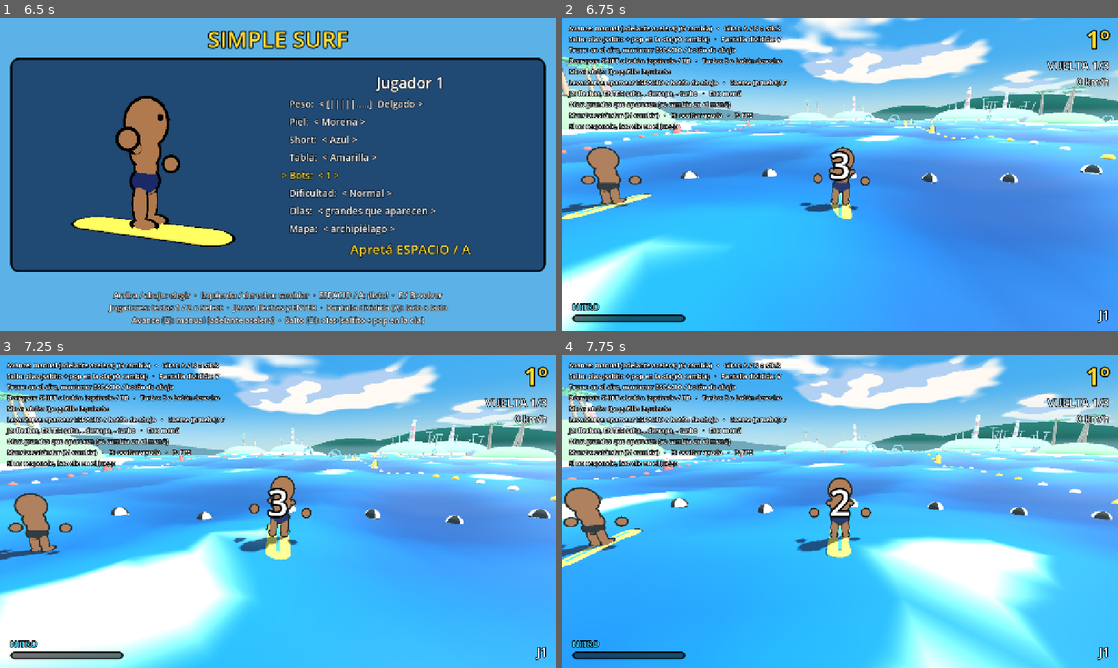
Above: before the commit, frames 1-4 (two rows, left to right).
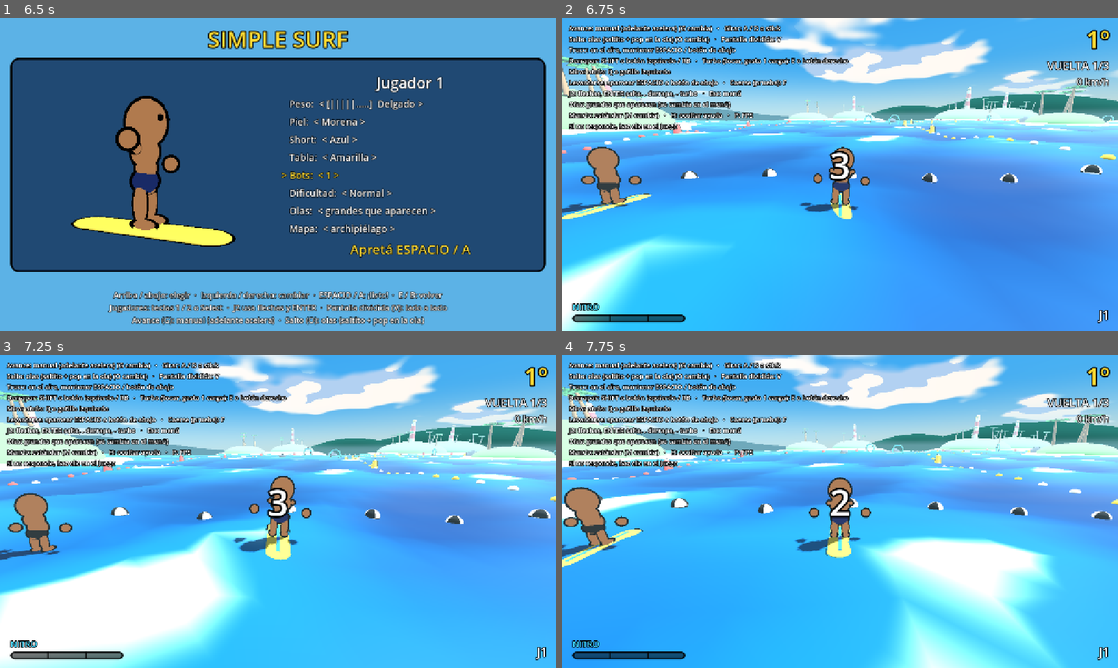
Above: after the commit, the same moments.

Repository: asimplesurfer/simplesurf
Game: Godot game, scene res://ui/menus/character_select.tscn
Same seed, same stepped clock (60 frames per second), same inputs: the game is played once before the commit and once after it.
Inputs (mouse positions are in pixels of both pictures, inside the frame that each line leads up to):
- Up to frame 1 (6.5 s): tap Enter at 0.5 s; move the mouse to (400, 158) at 0.52 s; hold D (p1_right) 0.53-1.25 s; tap E (p1_b) at 0.6, 2.1, 3.8, 5.3 s; click (400, 158) at 0.67 s; drag from (166, 190) to (250, 237) at 1.27 s; move the mouse to (333, 105) at 2.02 s; hold D (p1_right) 2.03-2.75 s; click (333, 105) at 2.17 s; drag from (250, 237) to (111, 127) at 2.77 s; move the mouse to (444, 221) at 3.52 s; hold A (p1_left) 3.53-4.25 s; tap Q (p1_look_back) at 3.6 s; click (444, 221) at 3.67 s; drag from (111, 127) to (194, 96) at 4.27 s; move the mouse to (305, 174) at 5.02 s; hold S (p1_down) 5.03-5.75 s; tap G at 5.1 s; click (305, 174) at 5.17 s; drag from (194, 96) to (166, 190) at 5.77 s
- Up to frame 2 (6.75 s): move the mouse to (962, 158) at 6.52 s; hold W (p1_up) from 6.53 s (still down); tap J at 6.6 s; click (962, 158) at 6.67 s
- Up to frame 3 (7.25 s): keep holding W (p1_up); tap E (p1_b) at 6.8 s
- Up to frame 4 (7.75 s): release W (p1_up) at 7.25 s; drag from (728, 527) to (812, 574) at 7.27 s

Frame 1 is identical in both runs. In frame 2, 0.4% of the frame differs, in the area x 8-52%, y 12-97%; in frame 3, 0.4%; in frame 4, 0.4%.

Commit message:
Turbo en ráfagas (3 cargas, cada toque una ráfaga de 1,5 s) y que rinda en las olas (acelera poco en recta, lanza mucho más alto)
Co-Authored-By: Claude Opus 5.5 <noreply@anthropic.com>
Claude-Session: https://claude.ai/code/session_0158oNfJa2g5qsqyuATh8Mjh

Diff:
--- a/ai/ai_controller.gd
+++ b/ai/ai_controller.gd
@@ -119,13 +119,16 @@
 		_drift_timer -= delta
 		input.drift = true
 
-	# Turbo en línea recta cuando junta suficiente nitro.
-	if difficulty.uses_turbo:
-		if rider.nitro >= difficulty.turbo_threshold and absf(input.steer) < difficulty.turbo_steer_limit:
-			_turbo_on = true
-		if rider.nitro <= 0.0 or absf(input.steer) > 0.8:
-			_turbo_on = false
-		input.turbo = _turbo_on
+	# Turbo en ráfagas: lo mejor es justo antes de que una ola lo lance; si no,
+	# en una recta cuando junta suficiente nitro.
+	if difficulty.uses_turbo and rider.turbo_time <= 0.0 and rider.turbo_charges() >= 1:
+		var before_wave := rider.pop_ready() and _rng.randf() < difficulty.pop_skill
+		var straight := (
+			rider.nitro >= maxf(difficulty.turbo_threshold, Rider.TURBO_CHARGE)
+			and absf(input.steer) < difficulty.turbo_steer_limit
+		)
+		if before_wave or straight:
+			input.turbo_pressed = true
 
 	# Salto para hacer un truco.
 	if _jump_hold > 0.0:
@@ -365,9 +368,11 @@
 	var full_turn := TAU / spin
 	var t_land := _time_to_land()
 	# Turbo en el aire para subir más y tener tiempo para más vueltas.
-	if difficulty.uses_turbo and rider.nitro > difficulty.turbo_threshold and rider.vertical_speed > -2.0:
-		input.turbo = true
-		t_land += 0.5
+	if difficulty.uses_turbo and rider.vertical_speed > -2.0:
+		if rider.turbo_time <= 0.0 and rider.nitro > maxf(difficulty.turbo_threshold, Rider.TURBO_CHARGE):
+			input.turbo_pressed = true
+		if rider.turbo_time > 0.0:
+			t_land += 0.5
 	if _trick_will_fail:
 		input.trick = true
 		return
--- a/core/controllers/player_controller.gd
+++ b/core/controllers/player_controller.gd
@@ -19,6 +19,7 @@
 var _prefix: String = ""
 var _pending_mash: int = 0
 var _pending_debug_fall: bool = false
+var _pending_turbo: bool = false
 ## Distribución elegida a mano (-1 = automática).
 var _manual_layout: int = -1
 
@@ -70,6 +71,8 @@
 		_pending_mash += 1
 	if event.is_action_pressed(_prefix + "debug_fall"):
 		_pending_debug_fall = true
+	if event.is_action_pressed(_prefix + "b"):
+		_pending_turbo = true
 
 	if event is InputEventKey:
 		using_joypad = false
@@ -104,6 +107,8 @@
 	input.jump_pressed = _pending_mash > 0
 	input.mash_presses = _pending_mash
 	input.debug_fall = _pending_debug_fall
+	input.turbo_pressed = _pending_turbo
+	_pending_turbo = false
 	_pending_mash = 0
 	_pending_debug_fall = false
 	return input
--- a/core/rider/rider.gd
+++ b/core/rider/rider.gd
@@ -23,6 +23,7 @@
 signal motivation_started
 ## Atravesó una ola que estaba rompiendo (para la animación, el chapuzón y la cámara).
 signal wave_punched
+signal turbo_fired
 signal popped
 signal ring_collected
 signal crashed
@@ -31,6 +32,9 @@
 enum RecoveryStage { IN_WATER, PRONE, STANDING }
 
 const NITRO_MAX := 1.0
+## La barra de nitro tiene 3 cargas: cada toque de turbo gasta una.
+const TURBO_CHARGES := 3
+const TURBO_CHARGE := NITRO_MAX / TURBO_CHARGES
 
 @export var player_index: int = 0
 @export var stats: RiderStats
@@ -78,7 +82,8 @@
 var catchup: float = 0.0
 var water: Water
 
-var _turbo_on: bool = false
+## Tiempo que le queda a la ráfaga de turbo en curso (s).
+var turbo_time: float = 0.0
 ## Para no repetir el "atravesar la ola" seguido.
 var _punch_cooldown: float = 0.0
 ## Apretó A fuera de tiempo en esta ola: ya no hay pop hasta la próxima.
@@ -119,10 +124,13 @@
 	if grounded and pop_locked and not on_big_wave(0.1):
 		pop_locked = false
 	_punch_cooldown = maxf(0.0, _punch_cooldown - delta)
-	# Handicap: nitro de a poco (no mientras se aprieta el turbo, así no se
-	# puede usar el turbo sin fin).
-	if catchup > 0.0 and not controls_locked and not input.turbo:
+	# Handicap: nitro de a poco.
+	if catchup > 0.0 and not controls_locked:
 		add_nitro(stats.catchup_nitro_trickle * catchup * delta)
+	# Turbo en ráfagas: cada toque dispara una (mantener no hace nada).
+	turbo_time = maxf(0.0, turbo_time - delta)
+	if input.turbo_pressed and not is_fallen():
+		fire_turbo()
 	if wave_air_time >= 0.0:
 		wave_air_time += delta
 	turbo_active = false
@@ -175,22 +183,30 @@
 		turbo_active = true
 		target = maxf(target, top * stats.turbo_speed_mult)
 		rate = stats.acceleration * stats.turbo_accel_mult
-		add_nitro(-stats.turbo_drain * delta)
 	if speed > target:
 		rate = stats.brake_decel if throttle < -0.1 else stats.coast_decel
 	speed = move_toward(speed, target, rate * delta)
 
 
-## Turbo: devuelve true si puede usarse este frame. Hace falta un mínimo de
-## nitro para arrancarlo; si se vacía, se corta hasta soltar el botón y volver
-## a tener ese mínimo (no se puede sostener con gotitas de nitro).
-func turbo_request(pressed: bool) -> bool:
-	if not pressed or nitro <= 0.0:
-		_turbo_on = false
+## true mientras hay una ráfaga de turbo en curso.
+func turbo_request(_pressed: bool = false) -> bool:
+	return turbo_time > 0.0
+
+
+## Cargas de turbo completas que tiene (0..3).
+func turbo_charges() -> int:
+	return int(floor((nitro + 0.0001) / TURBO_CHARGE))
+
+
+## Dispara una ráfaga de turbo si tiene una carga. Si ya hay una en curso, la
+## alarga (se pueden encadenar). Devuelve true si salió.
+func fire_turbo() -> bool:
+	if turbo_charges() < 1:
 		return false
-	if not _turbo_on and nitro >= stats.turbo_min_nitro:
-		_turbo_on = true
-	return _turbo_on
+	add_nitro(-TURBO_CHARGE)
+	turbo_time = minf(turbo_time + stats.turbo_burst_time, stats.turbo_burst_time * 2.0)
+	turbo_fired.emit()
+	return true
 
 
 ## Mini sprint automático tras pasar por un círculo o tirar a alguien.
--- a/core/rider/rider_input.gd
+++ b/core/rider/rider_input.gd
@@ -22,3 +22,6 @@
 
 ## Mirar hacia atrás (gatillo izquierdo / Q): solo cambia la cámara.
 var look_back: bool = false
+
+## Tocó el turbo este frame (cada toque dispara una ráfaga).
+var turbo_pressed: bool = false
--- a/core/rider/rider_stats.gd
+++ b/core/rider/rider_stats.gd
@@ -54,13 +54,11 @@
 
 @export_group("Turbo y motivación")
 ## Multiplica la velocidad máxima con el turbo.
-@export var turbo_speed_mult: float = 1.55
+@export var turbo_speed_mult: float = 1.3
 ## Multiplica la aceleración con el turbo.
 @export var turbo_accel_mult: float = 2.5
-## Nitro que gasta el turbo por segundo (1.0 = barra llena).
-@export var turbo_drain: float = 0.35
-## Nitro mínimo para arrancar el turbo (si se vacía, hay que soltar y juntar esto).
-@export var turbo_min_nitro: float = 0.15
+## Duración de cada ráfaga de turbo (s). Cada toque gasta una carga (1/3 de la barra).
+@export var turbo_burst_time: float = 1.5
 ## Duración del mini sprint automático (motivación) (s).
 @export var motivation_time: float = 1.3
 ## Multiplica la velocidad máxima durante la motivación.
@@ -68,15 +66,13 @@
 ## Nitro que da pasar por un círculo de velocidad.
 @export var ring_nitro: float = 0.25
 ## Si una ola te lanza mientras usás el turbo, el impulso hacia arriba se multiplica.
-@export var turbo_launch_mult: float = 1.6
+@export var turbo_launch_mult: float = 2.2
 ## Turbo en el aire: empuje hacia arriba al empezar (m/s²); crece exponencialmente.
 @export var air_turbo_lift: float = 8.0
 ## Qué tan rápido crece el empuje en el aire (por segundo, exponencial).
 @export var air_turbo_growth: float = 1.6
 ## Velocidad máxima hacia arriba con el turbo en el aire (m/s).
 @export var air_turbo_max_up: float = 5.0
-## Nitro que gasta el turbo por segundo en el aire.
-@export var air_turbo_drain: float = 0.6
 ## "Aire fino": desde esta altura sobre el agua (m) el impulso hacia arriba
 ## se va perdiendo de a poco y el turbo empuja cada vez menos.
 @export var air_soft_height: float = 3.5
--- a/core/rider/rider_stats.tres
+++ b/core/rider/rider_stats.tres
@@ -26,18 +26,16 @@
 trick_hold_delay = 0.12
 trick_spin_speed = 20.0
 trick_nitro_rate = 0.5
-turbo_speed_mult = 1.55
+turbo_speed_mult = 1.3
 turbo_accel_mult = 2.5
-turbo_drain = 0.35
-turbo_min_nitro = 0.15
+turbo_burst_time = 1.5
 motivation_time = 1.3
 motivation_speed_mult = 1.3
 ring_nitro = 0.25
-turbo_launch_mult = 1.6
+turbo_launch_mult = 2.2
 air_turbo_lift = 8.0
 air_turbo_growth = 1.6
 air_turbo_max_up = 5.0
-air_turbo_drain = 0.6
 air_soft_height = 3.5
 air_max_height = 6.0
 air_thin_gravity = 1.5
--- a/core/rider/states/state_airborne.gd
+++ b/core/rider/states/state_airborne.gd
@@ -92,7 +92,6 @@
 			stats.max_speed * stats.turbo_speed_mult,
 			stats.acceleration * stats.turbo_accel_mult * delta
 		)
-		rider.add_nitro(-stats.air_turbo_drain * delta)
 		rider.turbo_active = true
 	else:
 		_air_turbo_time = 0.0
--- a/tests/run_tests.gd
+++ b/tests/run_tests.gd
@@ -289,6 +289,13 @@
 		"A al subir la ola (pop) lanza mucho más alto (%.1f m contra %.1f m)" % [popped, plain]
 	)
 	_check(_last_did_pop, "apretar justo al salir de la ola hace el pop")
+	# Turbo al subir la ola: sale mucho más alto que sin turbo.
+	var with_turbo := await _ride_into_swell(false, Vector3(2000.0, 0.0, 900.0), false, true)
+	_check(
+		with_turbo > plain * 1.3,
+		"con turbo la ola lanza mucho más alto (%.1f m contra %.1f m)" % [with_turbo, plain]
+	)
+	_rider.reset_nitro()
 	# Apretar antes de tiempo (lejos de la cresta) pierde el pop de esa ola,
 	# aunque después se vuelva a apretar justo.
 	await _ride_into_swell(true, Vector3(1600.0, 0.0, 900.0), true)
@@ -396,7 +403,7 @@
 
 ## Anda hacia una ola grande y devuelve la altura máxima del salto.
 ## Con press = true, aprieta A apenas la ola lo lanza (pop tardío).
-func _ride_into_swell(press: bool, at: Vector3, early: bool = false) -> float:
+func _ride_into_swell(press: bool, at: Vector3, early: bool = false, turbo: bool = false) -> float:
 	_water.clear_swells()
 	_teleport(at)
 	_rider.heading = 0.0
@@ -416,6 +423,7 @@
 	_water.add_swell(s)
 	var pressed := false
 	var early_done := false
+	var turbo_done := false
 	_last_did_pop = false
 	var release_next := false
 	var max_height := 0.0
@@ -435,6 +443,11 @@
 		if release_next:
 			_set_action(&"p1_a", false)
 			release_next = false
+		# Turbo justo antes de que la ola lo lance.
+		if turbo and not turbo_done and _rider.grounded and _rider.on_big_wave(0.5):
+			_rider.add_nitro(Rider.TURBO_CHARGE)
+			_rider.fire_turbo()
+			turbo_done = true
 		# Antes de tiempo: apenas empieza a subir la ola, lejos de la cresta.
 		if early and not early_done and _rider.grounded and _rider.on_big_wave(0.3) and not _rider.crest_soon():
 			_set_action(&"p1_a", true)
@@ -695,28 +708,37 @@
 	await _wait(2.5)
 	_rider.reset_nitro()
 	_rider.add_nitro(1.0)
+	_check(_rider.turbo_charges() == 3, "la barra llena son 3 cargas de turbo")
+	# Un toque: una ráfaga que gasta una carga.
+	await _press(&"p1_b")
+	await _wait(0.6)
+	_check(_rider.turbo_active, "un toque de turbo dispara una ráfaga")
+	_check(
+		_rider.speed > _rider.stats.max_speed * 1.15,
+		"el turbo acelera (%.1f m/s)" % _rider.speed
+	)
+	_check(_rider.turbo_charges() == 2, "y gasta una carga (quedan %d)" % _rider.turbo_charges())
+	await _wait(1.2)
+	_check(not _rider.turbo_active, "la ráfaga dura un rato y se termina")
+	# Mantener apretado no hace nada extra: solo cuenta el toque.
 	_set_action(&"p1_b", true)
-	await _wait(0.8)
-	_check(
-		_rider.speed > _rider.stats.max_speed * 1.3,
-		"el turbo acelera mucho (%.1f m/s)" % _rider.speed
-	)
-	_check(_rider.nitro < 0.8, "el turbo gasta nitro (%.2f)" % _rider.nitro)
-	await _wait(3.0)
-	_check(_rider.nitro == 0.0, "el turbo se acaba con el nitro")
-	_check(not _rider.turbo_active, "sin nitro no hay turbo")
+	await _wait(2.5)
+	_check(_rider.turbo_charges() == 1, "mantener apretado gasta una sola carga")
+	_check(not _rider.turbo_active, "mantener no sostiene el turbo")
 	_set_action(&"p1_b", false)
-	await process_frame
-	# Con gotitas de nitro (como las del handicap) no se puede sostener el turbo:
-	# hace falta un mínimo para arrancarlo.
+	await _wait(0.1)
+	# Dos toques seguidos: se encadenan.
 	_rider.reset_nitro()
-	_rider.add_nitro(0.05)
-	_check(not _rider.turbo_request(true), "con gotitas de nitro el turbo no arranca")
-	_rider.turbo_request(false)
+	_rider.add_nitro(1.0)
+	await _press(&"p1_b")
+	await _press(&"p1_b")
+	_check(_rider.turbo_time > _rider.stats.turbo_burst_time * 1.5, "dos toques encadenan dos ráfagas")
+	await _wait(3.5)
+	# Sin una carga completa no sale.
 	_rider.reset_nitro()
 	_rider.add_nitro(0.2)
-	_check(_rider.turbo_request(true), "soltando y con nitro suficiente, el turbo vuelve")
-	_rider.turbo_request(false)
+	await _press(&"p1_b")
+	_check(not _rider.turbo_active, "sin una carga completa el turbo no sale")
 	_rider.reset_nitro()
 
 	print("Al revés:")
--- a/ui/hud/hud.gd
+++ b/ui/hud/hud.gd
@@ -267,7 +267,7 @@
 		"Avance: %s (G cambia)   ·   Girar: A / D o stick\n" % GameSettings.forward_mode_name()
 		+ "Salto: %s (O cambia)   ·   Pantalla dividida: V\n" % GameSettings.jump_style_name()
 		+ "Truco: en el aire, mantener ESPACIO / botón de abajo\n"
-		+ "Derrapar: SHIFT o botón izquierdo / RB   ·   Turbo: E o botón derecho\n"
+		+ "Derrapar: SHIFT o botón izquierdo / RB   ·   Turbo (tocar, gasta 1 carga): E o botón derecho\n"
 		+ "Mirar atrás: Q o gatillo izquierdo\n"
 		+ "Levantarse: spamear ESPACIO o botón de abajo   ·   Caerse (prueba): F\n"
 		+ "J2: flechas, ENTER salta, . derrapa, - turbo   ·   Esc: menú\n"
@@ -341,6 +341,18 @@
 	nitro_box.add_child(nitro_label)
 	_nitro_bar = _make_bar(NITRO_COLOR, 18.0)
 	nitro_box.add_child(_nitro_bar)
+	# La barra tiene 3 cargas de turbo (cada toque gasta una): marcas divisorias.
+	for k in range(1, Rider.TURBO_CHARGES):
+		var mark := ColorRect.new()
+		mark.color = Color(0.0, 0.0, 0.0, 0.85)
+		mark.mouse_filter = Control.MOUSE_FILTER_IGNORE
+		mark.anchor_left = float(k) / Rider.TURBO_CHARGES
+		mark.anchor_right = mark.anchor_left
+		mark.anchor_top = 0.0
+		mark.anchor_bottom = 1.0
+		mark.offset_left = -1.5
+		mark.offset_right = 1.5
+		_nitro_bar.add_child(mark)
 
 	# Posición, vuelta y velocidad, arriba a la derecha.
 	var right_box := VBoxContainer.new()
Not shown, changed: COMO_PROBAR.md
